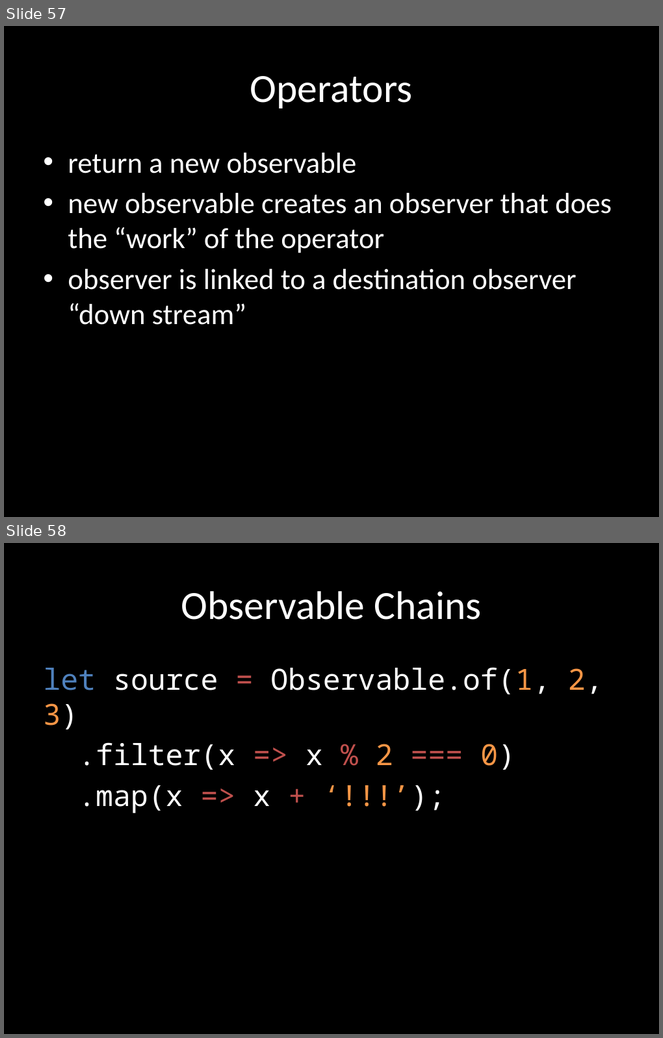
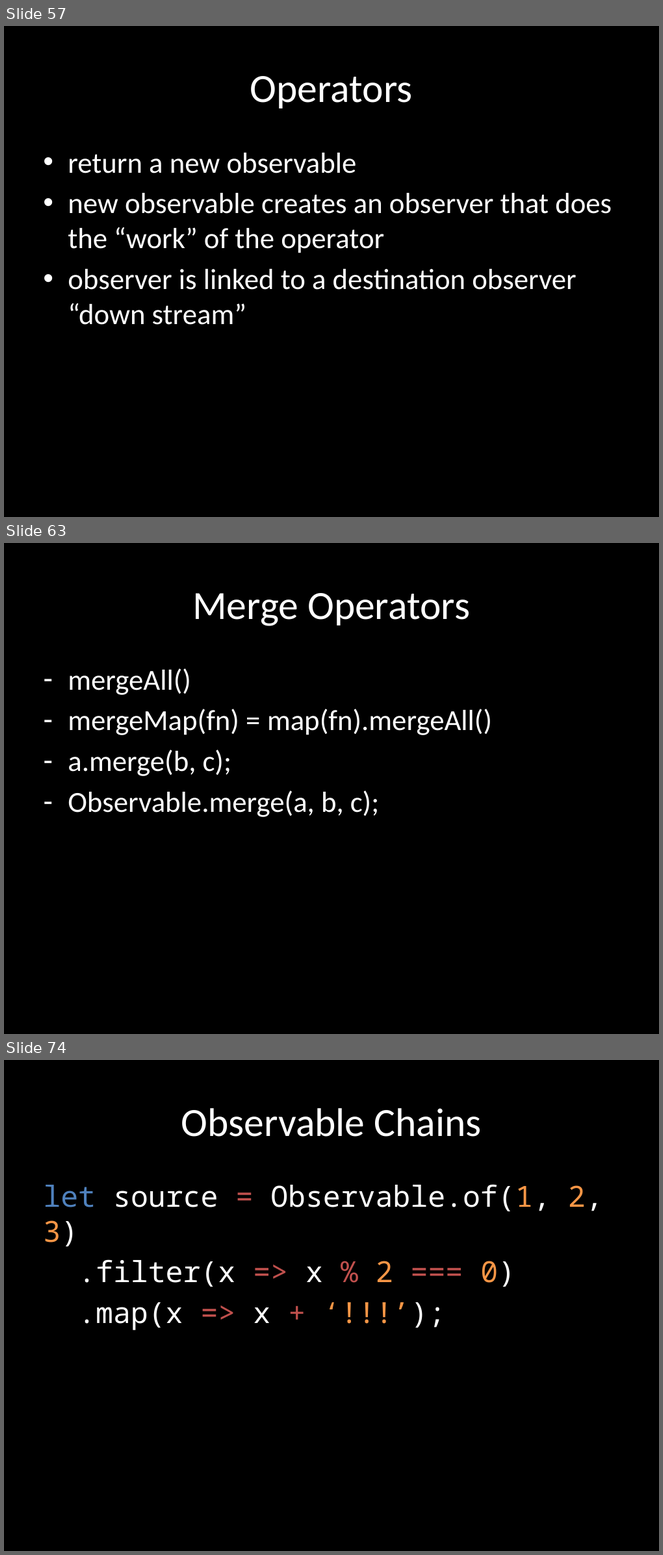
Before and after one commit to benlesh/rxjs-workshop-angular, a slide deck: rxjs-workshop.pptx. Shown one above the other, each under a label of ours: slides 57 and 58 before the commit, slides 57, 63 and 74 after it; the slides between them are not shown. The pictures are 663x1038 and 663x1555 pixels, drawn with LibreOffice and Linux fonts; fonts in the diff are those of the drawing. Boxes give left, top, right and bottom in pixels: in the first picture for what was removed or moved away, otherwise in the second. Text is boxed around its words. In the diff, an @@ line names an element or a change of style, - is before the commit and + after.

Commit message:
add switch concat and mtch, concat and merge stuffs

```diff
--- a/rxjs-workshop.pptx
+++ b/rxjs-workshop.pptx
@@ slide 63 added at (4, 543, 659, 1034), background #000000 @@
@@ title added at (192, 593, 470, 626), 44 pt, text #FFFFFF @@
+Merge Operators
@@ text added at (68, 668, 492, 817), 32 pt, text #FFFFFF @@
+– mergeAll()
+– mergeMap(fn) = map(fn).mergeAll()
+– a.merge(b, c);
+– Observable.merge(a, b, c);
@@ what was slide 58 is now slide 74 @@
```
Also in this commit, not shown: 15 other slides added, 13 other files.
